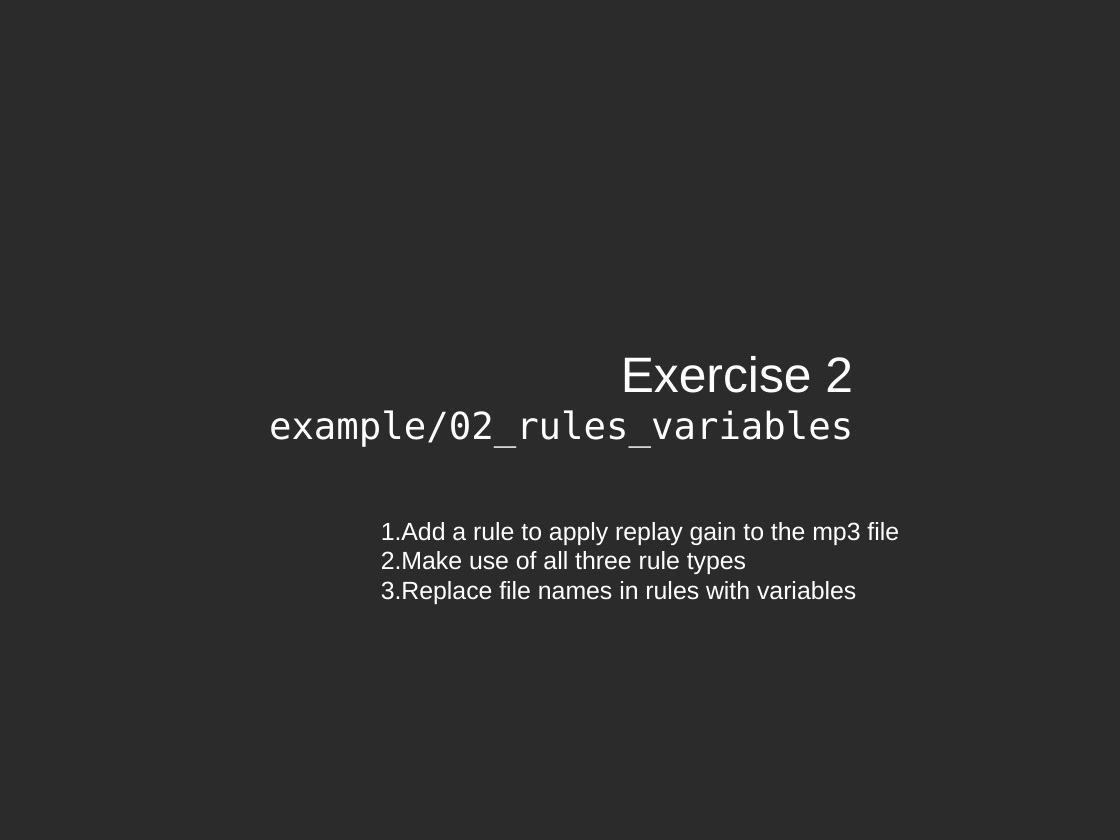
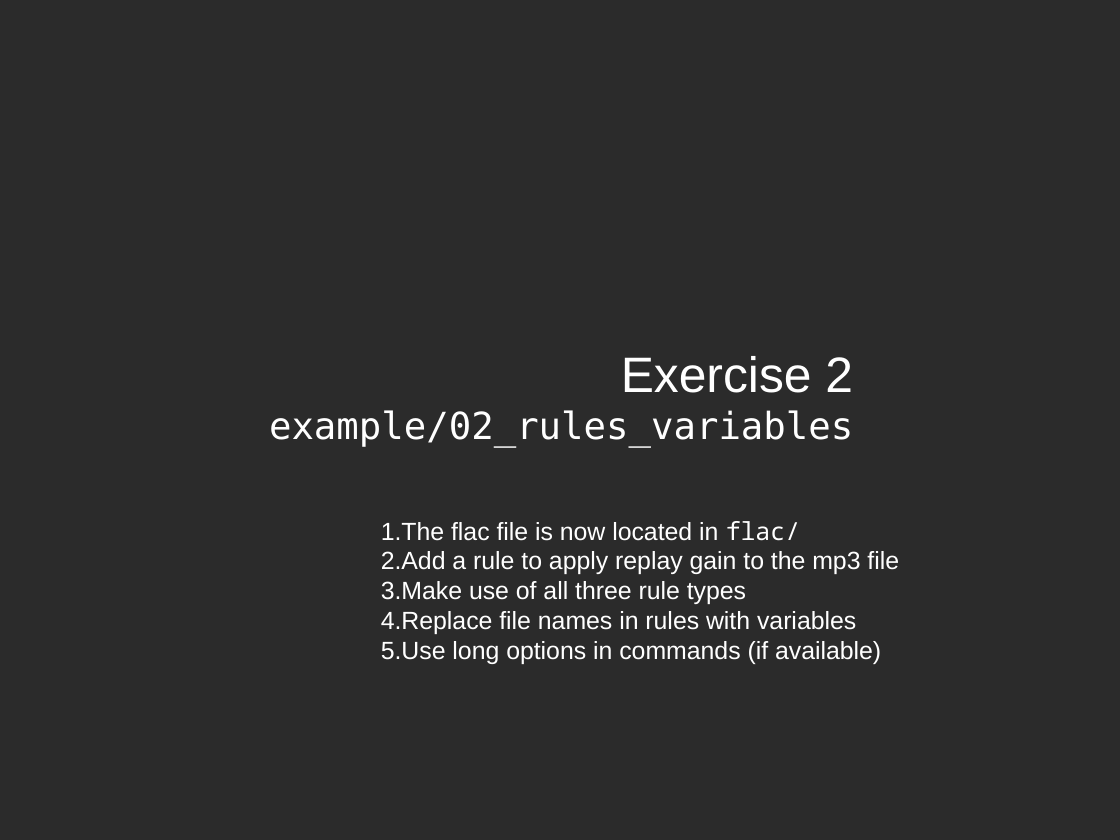
Before and after one commit to fsundermeyer/GNU_make_workshop, a slide deck: slide 20 of Presentation_GNU_make_workshop.odp (slide 21 before the commit). Drawn at 1120x840 pixels with LibreOffice and Linux fonts; fonts in the diff are those of the drawing; background and template pictures are left out; a plain dark background stands for a picture behind light text. Boxes give left, top, right and bottom in pixels: in the first picture for what was removed or moved away, otherwise in the second. Text is boxed around its words. In the diff, an @@ line names an element or a change of style, - is before the commit and + after.

Commit message:
Added more instruction detailos for Examples

```diff
--- a/Presentation_GNU_make_workshop.odp
+++ b/Presentation_GNU_make_workshop.odp
@@ text at box(381, 521, 800, 541): paragraph added @@
+1. The flac file is now located in flac/
@@ text at box(381, 641, 881, 664): paragraph added @@
+5. Use long options in commands (if available)
```
Also in this commit, not shown: 8 other slides changed.
